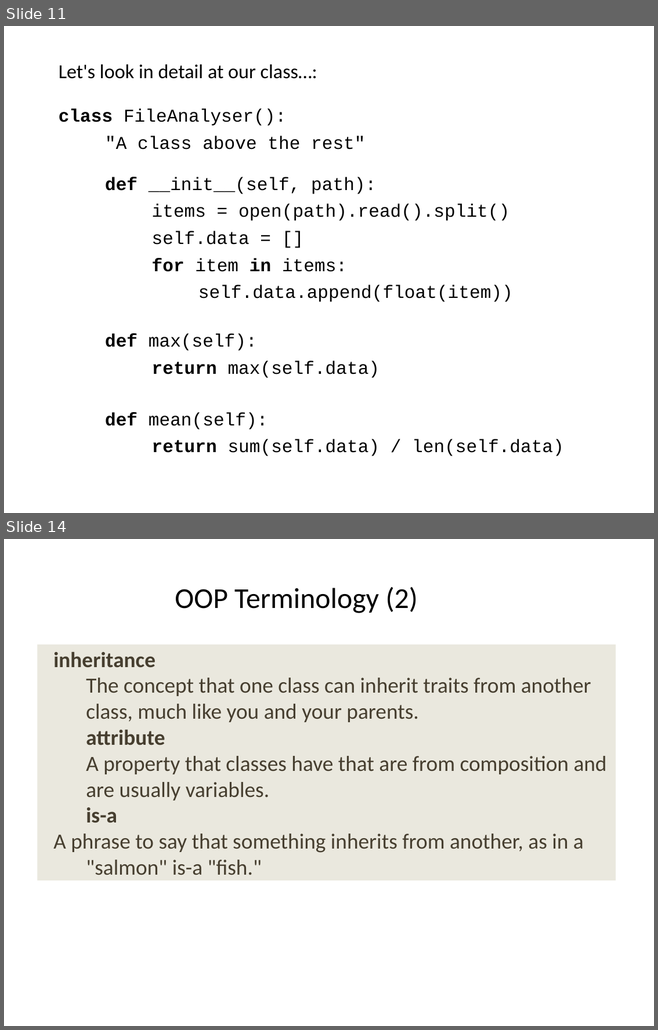
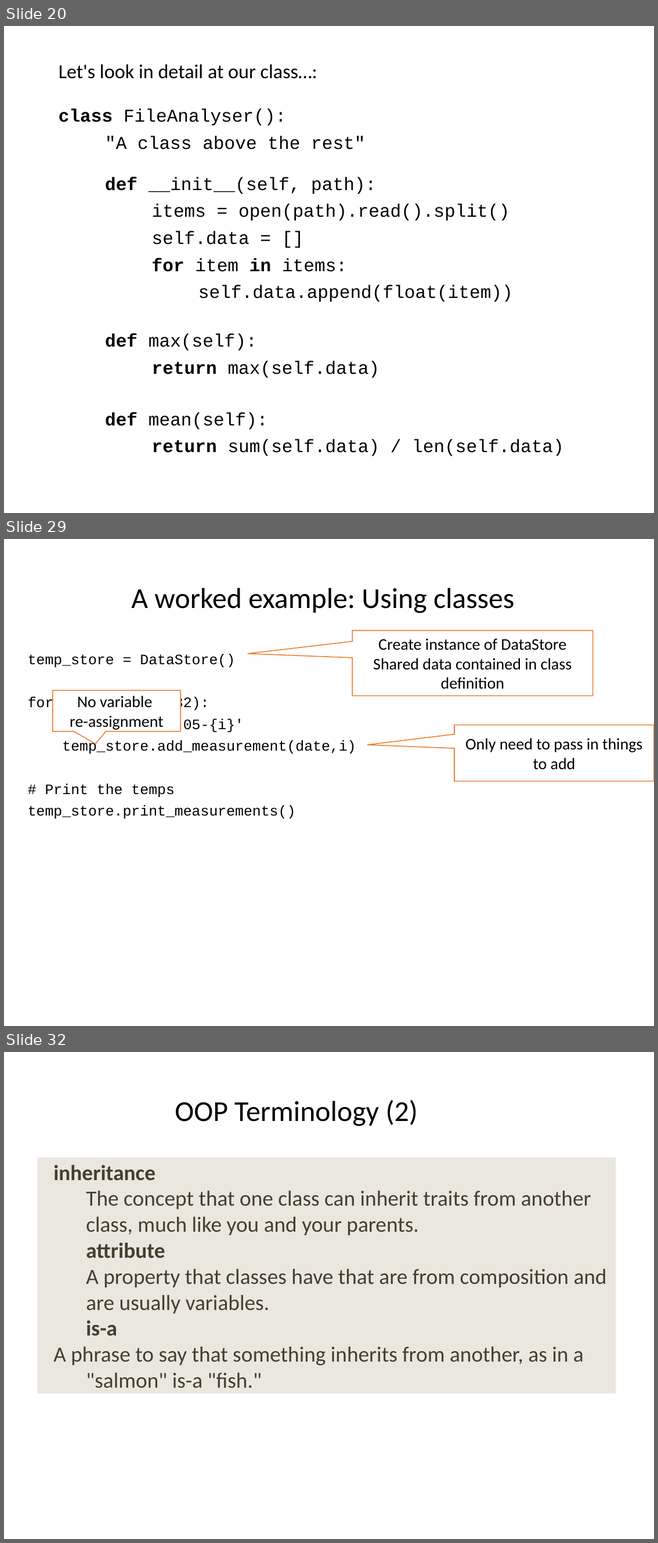
Before and after one commit to ncasuk/ncas-isc, a slide deck: python/presentations/learning_python/22_ceda-oop.pptx. Shown one above the other, each under a label of ours: slides 11 and 14 before the commit, slides 20, 29 and 32 after it; the slides between them are not shown. The pictures are 658x1030 and 658x1543 pixels, drawn with LibreOffice and Linux fonts; fonts in the diff are those of the drawing; background and template pictures are left out. Boxes give left, top, right and bottom in pixels: in the first picture for what was removed or moved away, otherwise in the second. Text is boxed around its words. In the diff, an @@ line names an element or a change of style, - is before the commit and + after.

```diff
--- a/python/presentations/learning_python/22_ceda-oop.pptx
+++ b/python/presentations/learning_python/22_ceda-oop.pptx
@@ slide 29 added at box(4, 539, 654, 1026), background picture (left out) @@
@@ title added at box(131, 588, 514, 613), 32 pt, text #000000 @@
+A worked example: Using classes
@@ speech box added at box(352, 631, 593, 696), fill #FFFFFF, outline #ED7D31 1 pt, 18 pt, text #000000 @@
+Create instance of DataStore
+Shared data contained in class definition
@@ text added at box(28, 654, 355, 819), 16 pt, text #000000 @@
+temp_store = DataStore()
+for i in range(1,32):
+date = f'2021-05-{i}'
+temp_store.add_measurement(date,i)
+# Print the temps
+temp_store.print_measurements()
@@ speech box added at box(53, 690, 181, 732), fill #FFFFFF, outline #ED7D31 1 pt, 18 pt, text #000000 @@
+No variable
+re-assignment
@@ speech box added at box(454, 725, 654, 781), fill #FFFFFF, outline #ED7D31 1 pt, 18 pt, text #000000 @@
+Only need to pass in things to add
@@ what was slide 11 is now slide 20 @@
@@ what was slide 14 is now slide 32 @@
```
Also in this commit, not shown: 5 slides changed, 26 other slides added, 1 other file.
